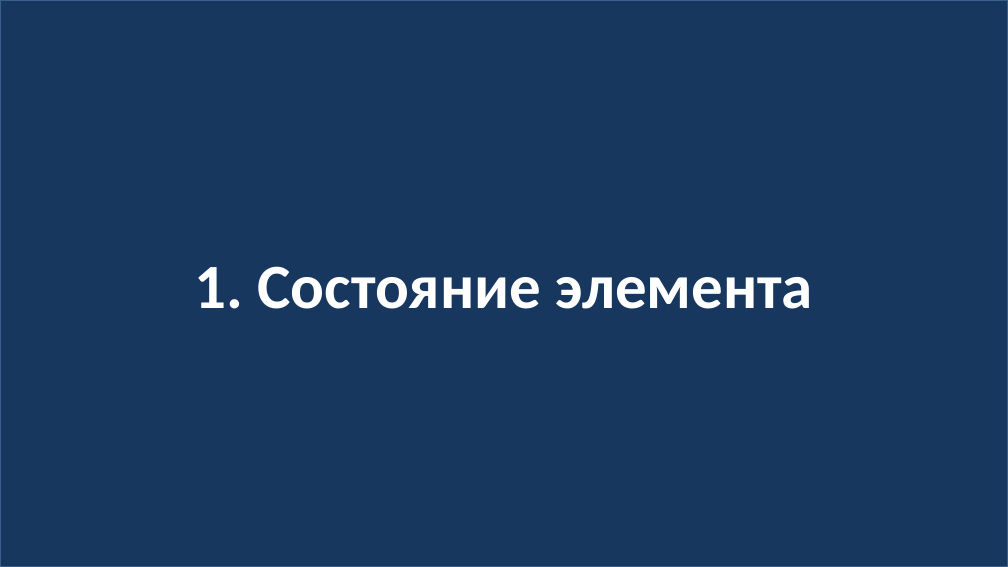
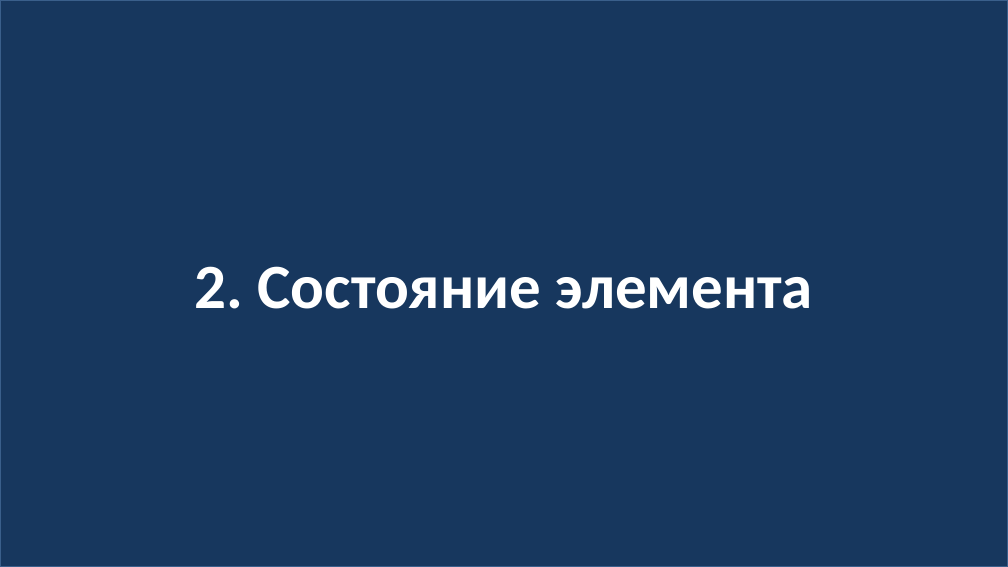
Before and after one commit to web42-ortdnipro/lesson08, a slide deck: slide 5 of lesson08.pptx (slide 3 before the commit). Drawn at 1008x567 pixels with LibreOffice and Linux fonts; fonts in the diff are those of the drawing. Boxes give left, top, right and bottom in pixels: in the first picture for what was removed or moved away, otherwise in the second. Text is boxed around its words. In the diff, an @@ line names an element or a change of style, - is before the commit and + after.

```diff
--- a/lesson08.pptx
+++ b/lesson08.pptx
@@ text in rectangle at (195, 266, 813, 309): text changed @@
-1. Состояние элемента
+2. Состояние элемента
```
Also in this commit, not shown: 1 other slide changed, 1 other file.
